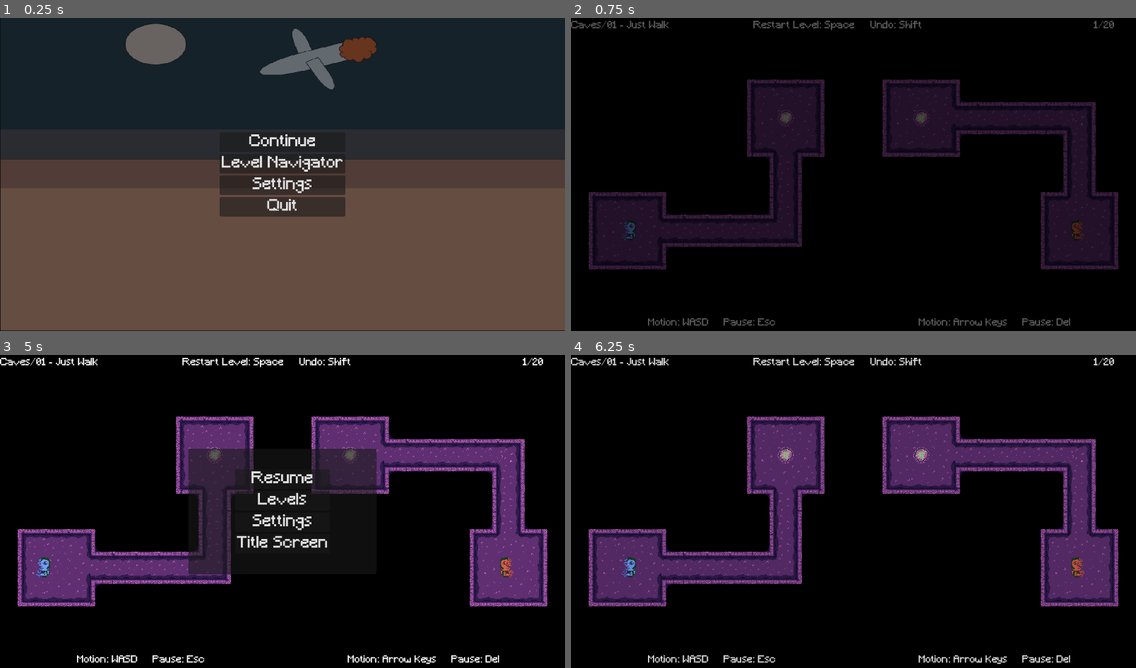
Above: before the commit, frames 1-4 (two rows, left to right).
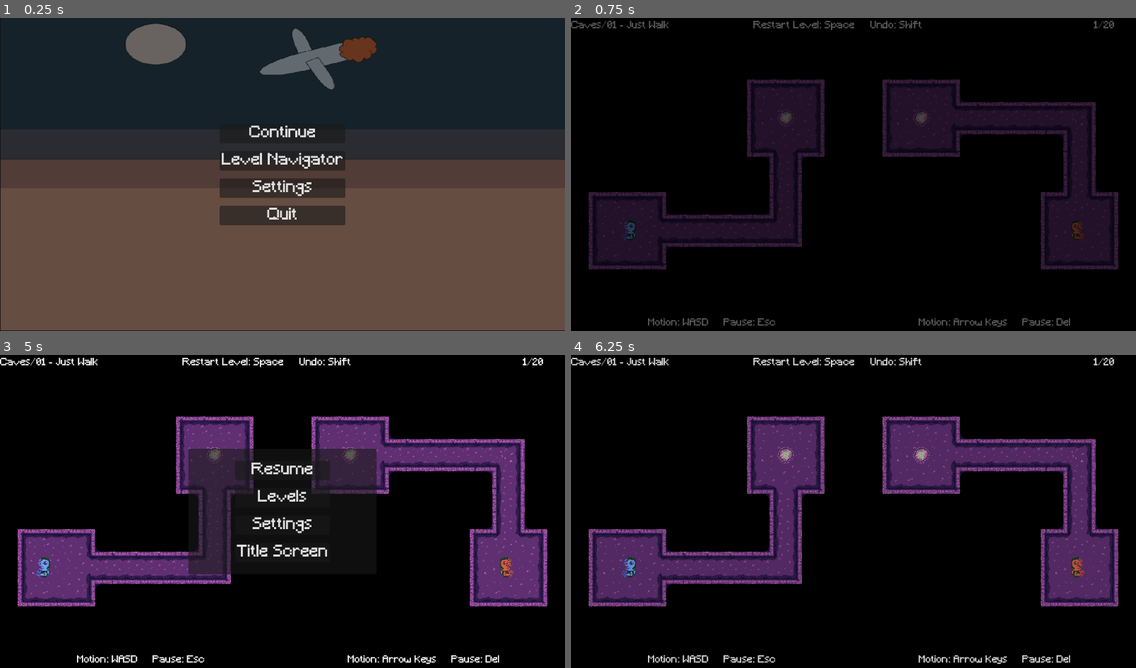
Above: after the commit, the same moments.

Repository: whitsettbe/kcol-f26-gamedevproj-cb
Game: Godot game, scene res://UI/scenes/main_menu.tscn
The game is run twice, just before and just after one commit, with the same random seed, the same clock (stepped at 60 frames per second) and the same inputs.
Inputs:
- Up to frame 1 (0.25 s): no input
- Up to frame 2 (0.75 s): click "Continue" at 0.5 s
- Up to frame 3 (5 s): tap Enter at 1.25 s; hold D (L_right) 1.28-2.03 s; tap Shift (undo) every 0.75 s from 1.35 to 4.35 s; tap Space (restart) every 0.75 s from 2 to 4.25 s; hold S (L_down) 2.03-2.78 s; hold D (L_right) 2.78-3.53 s; hold W (L_up) 3.53-4.28 s; hold A (L_left) from 4.28 s (still down); tap Escape (L_pause) at 4.9 s
- Up to frame 4 (6.25 s): release A (L_left) at 5 s; click "Title Screen" at 5 s; click "Continue" at 5.75 s

The runs differ from the first frame. In frame 1, 2.8% of the frame differs, in the area x 38-62%, y 34-67%; in frame 2, nothing differs; in frame 3, 1.4%; in frame 4, nothing differs.

Commit message:
Add spacing to buttons.

Diff:
--- a/TornAsunder/UI/scenes/audio.tscn
+++ b/TornAsunder/UI/scenes/audio.tscn
@@ -24,6 +24,7 @@
 layout_mode = 2
 size_flags_horizontal = 4
 size_flags_vertical = 4
+theme_override_constants/separation = 16
 alignment = 1
 
 [node name="Master Volume" type="Label" parent="PanelContainer/Button_manager" unique_id=771175153]
--- a/TornAsunder/UI/scenes/bog_navigator.tscn
+++ b/TornAsunder/UI/scenes/bog_navigator.tscn
@@ -24,6 +24,7 @@
 layout_mode = 2
 size_flags_horizontal = 4
 size_flags_vertical = 4
+theme_override_constants/separation = 16
 alignment = 1
 script = ExtResource("2_wdre1")
 
--- a/TornAsunder/UI/scenes/caves_navigator.tscn
+++ b/TornAsunder/UI/scenes/caves_navigator.tscn
@@ -24,6 +24,7 @@
 layout_mode = 2
 size_flags_horizontal = 4
 size_flags_vertical = 4
+theme_override_constants/separation = 16
 alignment = 1
 script = ExtResource("2_va5dg")
 
--- a/TornAsunder/UI/scenes/layer_navigator.tscn
+++ b/TornAsunder/UI/scenes/layer_navigator.tscn
@@ -29,6 +29,7 @@
 layout_mode = 2
 size_flags_horizontal = 4
 size_flags_vertical = 4
+theme_override_constants/separation = 16
 alignment = 1
 
 [node name="Playgrounds" type="Button" parent="PanelContainer/Button_manager" unique_id=222210046]
--- a/TornAsunder/UI/scenes/main_menu.tscn
+++ b/TornAsunder/UI/scenes/main_menu.tscn
@@ -37,6 +37,7 @@
 layout_mode = 2
 size_flags_horizontal = 4
 size_flags_vertical = 4
+theme_override_constants/separation = 16
 alignment = 1
 script = SubResource("GDScript_bqqt6")
 
--- a/TornAsunder/UI/scenes/pause_menu.tscn
+++ b/TornAsunder/UI/scenes/pause_menu.tscn
@@ -26,6 +26,7 @@
 layout_mode = 2
 size_flags_horizontal = 4
 size_flags_vertical = 4
+theme_override_constants/separation = 16
 alignment = 1
 
 [node name="Resume" type="Button" parent="PanelContainer/VBoxContainer" unique_id=148653766]
--- a/TornAsunder/UI/scenes/ruins_navigator.tscn
+++ b/TornAsunder/UI/scenes/ruins_navigator.tscn
@@ -24,6 +24,7 @@
 layout_mode = 2
 size_flags_horizontal = 4
 size_flags_vertical = 4
+theme_override_constants/separation = 16
 alignment = 1
 script = ExtResource("3_uumw1")
 
--- a/TornAsunder/UI/scenes/settings.tscn
+++ b/TornAsunder/UI/scenes/settings.tscn
@@ -24,6 +24,7 @@
 layout_mode = 2
 size_flags_horizontal = 4
 size_flags_vertical = 4
+theme_override_constants/separation = 16
 alignment = 1
 
 [node name="Audio" type="Button" parent="PanelContainer/Button_manager" unique_id=142189831]
